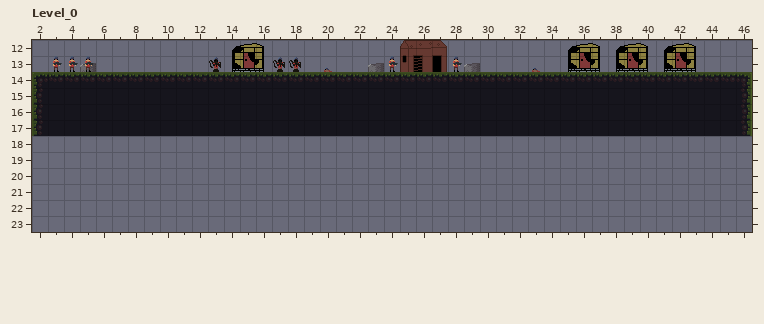
Two states of a LDtk project, public/Ldtk/FirstLevel.ldtk. Above is the file before it was changed.
Cells are 16x16 px. Shown: Level_0 x 2..46, y 12..23. The old version is drawn lined up with the new one.
Now the later version:
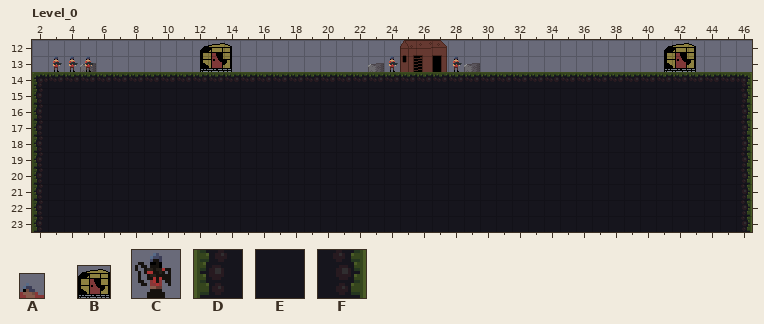
Key: from "DeadSoldier": A 0; from "InfectedFarmHouse": B 0; from "SoldierZombie": C 1; from "Tileset2": D 12, E 13, F 14.
_ is an empty cell.
Objects are placed by their top-left corner, in cells (3,4 is the top-left corner of cell 3,4); size is 1x1 cell unless given.
From old to new:
Changed rows in their new state; . is an unchanged cell.
map size 47x18 -> 47x24 cells
Layer "Floor":
first column x 2:
18 DEEEEEEEEEEEEEEEEEEEEEEEEEEEEEEEEEEEEEEEEEEEF
19 DEEEEEEEEEEEEEEEEEEEEEEEEEEEEEEEEEEEEEEEEEEEF
20 DEEEEEEEEEEEEEEEEEEEEEEEEEEEEEEEEEEEEEEEEEEEF
21 DEEEEEEEEEEEEEEEEEEEEEEEEEEEEEEEEEEEEEEEEEEEF
22 DEEEEEEEEEEEEEEEEEEEEEEEEEEEEEEEEEEEEEEEEEEEF
23 DEEEEEEEEEEEEEEEEEEEEEEEEEEEEEEEEEEEEEEEEEEEF
Layer "Units":
removed: B "Infected_Building" at 38.5,12 size 2x2
Layer "Buildings":
removed: B "Infected_Building" at 35.5,12 size 2x2
Layer "Zombies":
removed: C "Zombie" at 13,13
removed: C "Zombie" at 17,13
removed: C "Zombie" at 18,13
Layer "Infected_Buildings":
changed: B "Infected_Building" at 14.5,12 size 2x2 -> B "Infected_Building" at 12.5,12 size 2x2
removed: A "Dead_Soldier" at 20.2,13.5 size 0.5x0.5
removed: A "Dead_Soldier" at 33.2,13.5 size 0.5x0.5
Changed places in both pictures, as pixel boxes (x1, y1, x2, y2):
changed: (200, 43, 264, 72)
removed: (568, 43, 600, 72)
removed: (616, 43, 648, 72)
removed: (273, 57, 301, 72)
removed: (324, 67, 332, 72)
removed: (532, 67, 540, 72)
added: (32, 136, 752, 232)
